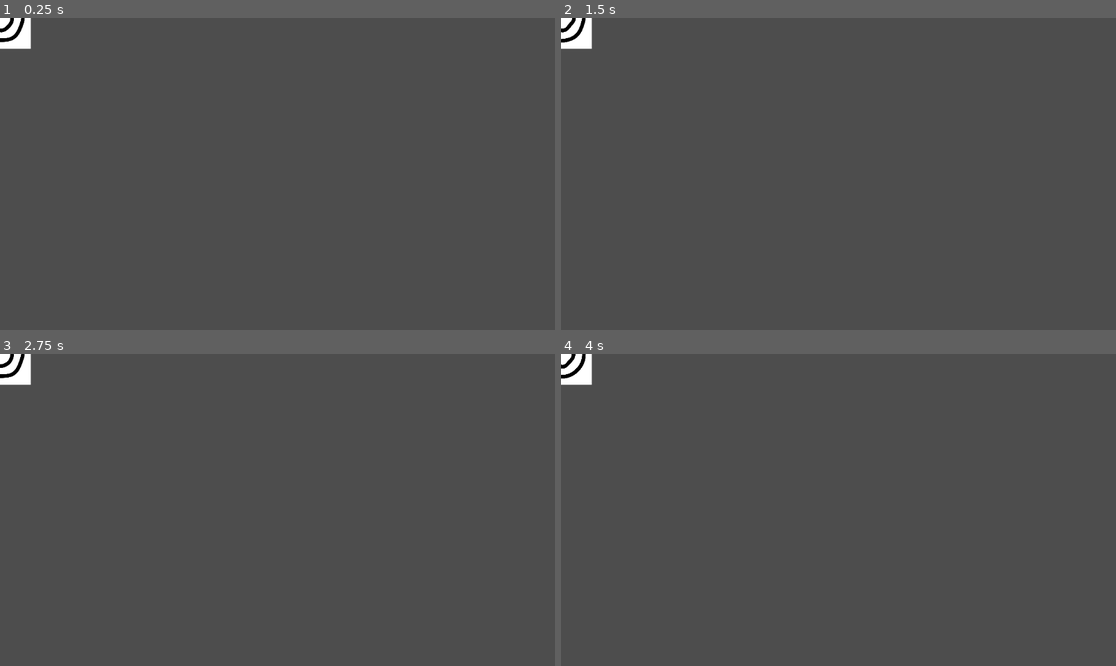
Above: before the commit, frames 1-4 (two rows, left to right).
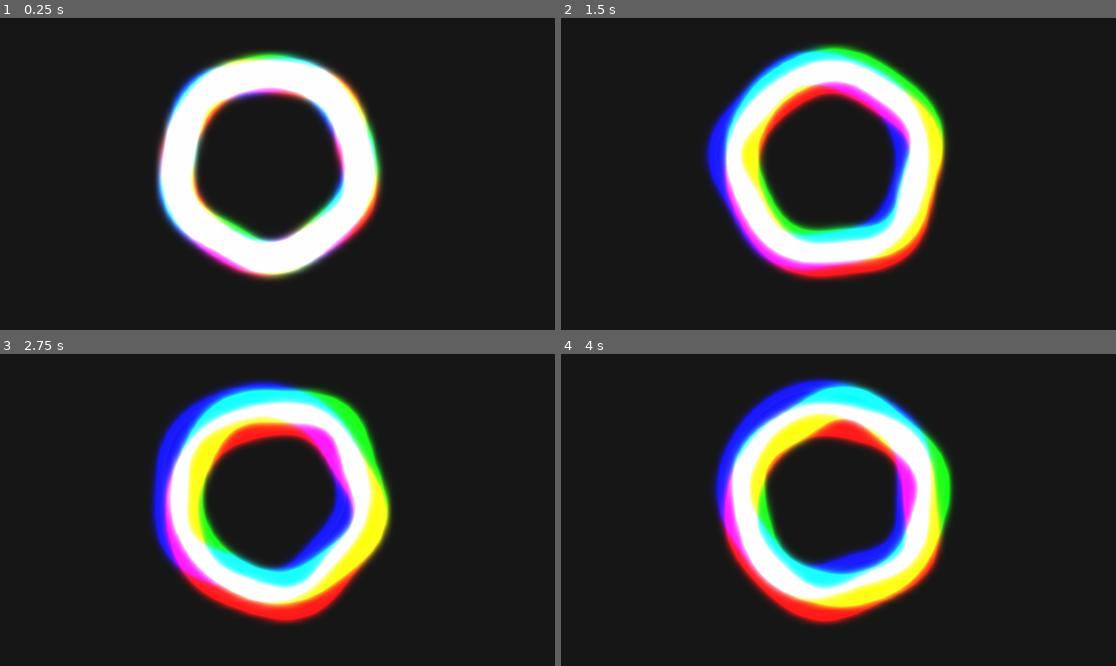
Above: after the commit, the same moments.

Repository: LeftCircle/FxPlayground
Game: Godot game, scene res://main.tscn
The game is run twice, just before and just after one commit, with the same random seed, the same clock (stepped at 60 frames per second) and the same inputs. The engine's default icon, where the game draws it, is replaced by a stand-in: a white triangle on a blue panel in a dark square.
Inputs (mouse positions are in pixels of both pictures, inside the frame that each line leads up to):
- Up to frame 1 (0.25 s): no input
- Up to frame 2 (1.5 s): tap Enter at 0.5 s; move the mouse to (960, 158) at 0.52 s; tap Shift at 0.6 s; click (960, 158) at 0.67 s; drag from (727, 189) to (810, 236) at 1.27 s
- Up to frame 3 (2.75 s): move the mouse to (333, 441) at 2.02 s; tap Shift at 2.1 s; click (333, 441) at 2.17 s
- Up to frame 4 (4 s): drag from (810, 572) to (672, 463) at 2.77 s; move the mouse to (1005, 556) at 3.52 s; tap Shift at 3.6 s; click (1005, 556) at 3.67 s

The runs differ from the first frame. In frame 1, 100% of the frame differs, in the area x 0-100%, y 0-100%; in frame 2, 100%; in frame 3, 100%; in frame 4, 100%.

Commit message:
circle noise background

Diff:
--- a/main.tscn
+++ b/main.tscn
@@ -1,13 +1,49 @@
-[gd_scene load_steps=4 format=3 uid="uid://dm2y4l68pmrnd"]
+[gd_scene load_steps=5 format=3 uid="uid://dm2y4l68pmrnd"]
 
 [ext_resource type="Shader" path="res://resources/shaders/noise_circle.gdshader" id="1_55s3j"]
 [ext_resource type="Texture2D" uid="uid://cwcqt0fiexpog" path="res://icon.svg" id="2_pjwce"]
 
 [sub_resource type="ShaderMaterial" id="ShaderMaterial_vtgbp"]
 shader = ExtResource("1_55s3j")
+shader_parameter/color_1 = Color(255, 0, 0, 1)
+shader_parameter/color_2 = Color(0, 255, 0, 1)
+shader_parameter/color_3 = Color(0, 0, 255, 1)
+shader_parameter/spin_speed = 0.363
+
+[sub_resource type="Environment" id="Environment_iwu6f"]
+background_mode = 3
+glow_enabled = true
+glow_normalized = true
+glow_strength = 0.26
+glow_blend_mode = 4
 
 [node name="main" type="Node"]
 
-[node name="Sprite2D" type="Sprite2D" parent="."]
+[node name="ColorRect" type="ColorRect" parent="."]
+anchors_preset = 15
+anchor_right = 1.0
+anchor_bottom = 1.0
+grow_horizontal = 2
+grow_vertical = 2
+color = Color(0.099986, 0.099986, 0.099986, 1)
+
+[node name="Control" type="Control" parent="."]
+layout_mode = 3
+anchor_left = 0.483
+anchor_top = 0.469
+anchor_right = 0.483
+anchor_bottom = 0.469
+offset_left = -0.416016
+offset_top = 0.0879822
+offset_right = 39.584
+offset_bottom = 40.088
+grow_horizontal = 2
+grow_vertical = 2
+
+[node name="Sprite2D" type="Sprite2D" parent="Control"]
 material = SubResource("ShaderMaterial_vtgbp")
+scale = Vector2(4, 4)
 texture = ExtResource("2_pjwce")
+
+[node name="WorldEnvironment" type="WorldEnvironment" parent="."]
+environment = SubResource("Environment_iwu6f")
--- a/project.godot
+++ b/project.godot
@@ -28,3 +28,7 @@
 "res://singletons/": "purple",
 "res://tests/": "red"
 }
+
+[rendering]
+
+viewport/hdr_2d=true
--- a/resources/shaders/noise_circle.gdshader
+++ b/resources/shaders/noise_circle.gdshader
@@ -1,4 +1,9 @@
 shader_type canvas_item;
+
+uniform vec3 color_1 : source_color= vec3(255,0,0);
+uniform vec3 color_2 : source_color= vec3(0,255,0);
+uniform vec3 color_3 : source_color= vec3(0,0,255);
+uniform float spin_speed : hint_range(0.0, 1.0, 0.011) = 0.25;
 
 vec2 random2(vec2 st){
     st = vec2( dot(st,vec2(127.1,311.7)),
@@ -32,11 +37,11 @@
     //float a = asinh(st.y);
 	float m = abs(mod(a + t_offset + TIME * speed, 3.14*freq_mod)-3.14)/3.6;
     float f = radius;
-    m += noise(st+TIME*0.1)*.5;
+    m += noise(st+TIME*1.0)*0.1;
     //a *= 1.+abs(atan(TIME*0.2))*.1;
     //a *= 1.+noise(st+TIME*0.1)*0.1;
     //f += sin(a*50.)*noise(st+TIME*.2)*.1;
-    f += 0.35*(sin(a * 5.0)*.1*pow(m,1.));
+    f += 0.35*(sin(a * 5.0)* 0.15 *pow(m,1));
     return 1.-smoothstep(f,f+0.007,r);
 }
 
@@ -50,8 +55,20 @@
 
 void fragment() {
 	// fmod of 0.5 creates 4 rotations which is pretty cool.
-	vec3 color = vec3(1.0) * shapeBorder(UV, 0.8, 0.12, 0.0, 2.0, 3.0);
-	vec2 rotated = rotate2d(TIME) * (vec2(0.5) - UV) + vec2(0.5);
-	vec3 color_2 = vec3(1.0) * shapeBorder(rotated, 0.45, 0.12, 3.14, 2.0, 1.0);
-	COLOR = vec4(1.0 - color - color_2, 1.0);
+
+	// translate the UV coordinates so that all coordinates move in a noisy circle pattern
+	vec2 tr1 = 0.1 * vec2(noise(vec2(1.0) * TIME * 0.1), noise(vec2(1.0) * TIME * 0.1));
+	tr1 = rotate2d(TIME * 0.1) * tr1;
+	vec2 uv_1 = UV + tr1;
+	vec2 uv_2 = UV + rotate2d(TIME * 0.2 + 4.0 * PI / 3.0) * tr1;
+	vec2 uv_3 = UV + rotate2d(TIME * 0.3 + 2.0 * PI / 3.0) * tr1;
+
+	vec2 r0 = rotate2d(-TIME * spin_speed) * (vec2(0.5) - uv_1) + vec2(0.5);
+	vec2 r1 = rotate2d(TIME * spin_speed * 1.25) * (vec2(0.5) - uv_2) + vec2(0.5);
+	vec2 r2 = rotate2d(TIME * spin_speed * 1.5) * (vec2(0.5) - uv_3) + vec2(0.5);
+	vec4 ac1 = vec4(color_1, 0.333) * shapeBorder(r0, 0.8, 0.12, 0.0, 2.0, 0.25);
+	vec4 ac2 = vec4(color_2, 0.333) * shapeBorder(r1, 0.8, 0.12, 4.0 * PI / 3.0, 2.0, 0.5);
+	vec4 ac3 = vec4(color_3, 0.333) * shapeBorder(r2, 0.8, 0.12, 2.0 * PI / 3.0, 2.0, spin_speed * 0.75);
+	COLOR = ac1 + ac2 + ac3;
+	COLOR.a = clamp(COLOR.a, 0, 0.8);
 }
